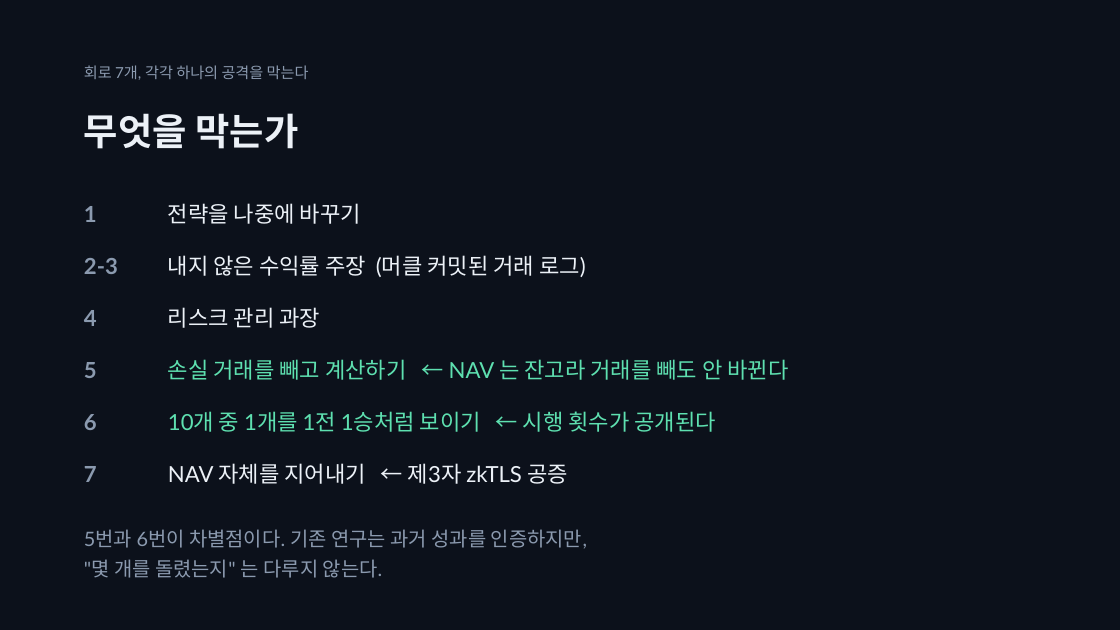
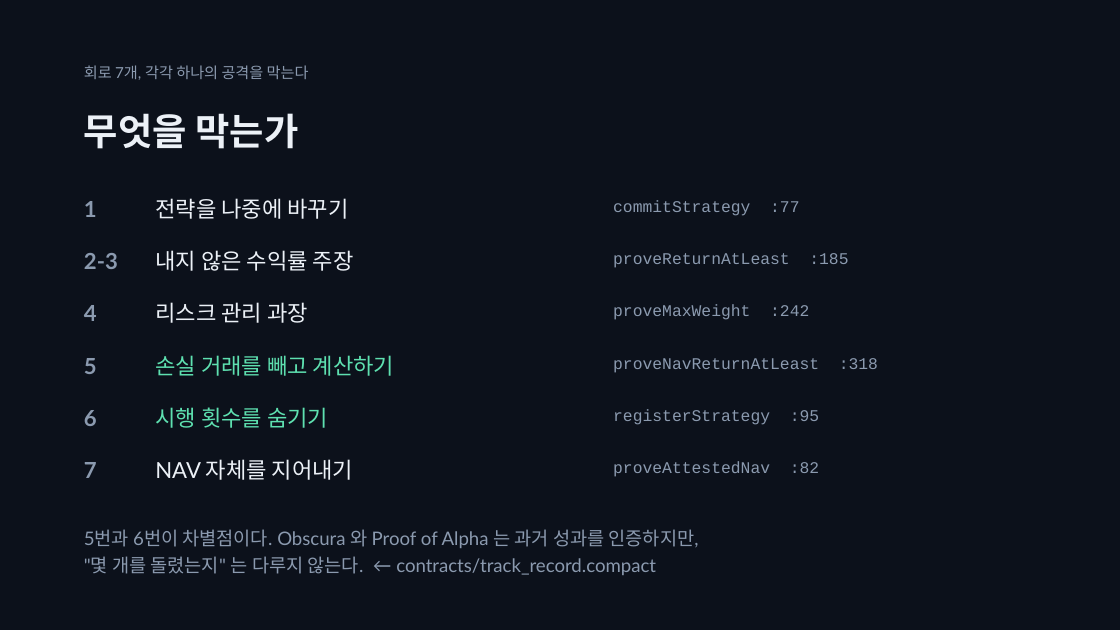
Before and after one commit to SeoDongOk/proof-of-track-record, a slide deck: slide 6 of deck/proof-of-track-record.pptx (slide 5 before the commit). Drawn at 1120x630 pixels with LibreOffice and Linux fonts; fonts in the diff are those of the drawing. Boxes give left, top, right and bottom in pixels: in the first picture for what was removed or moved away, otherwise in the second. Text is boxed around its words. In the diff, an @@ line names an element or a change of style, - is before the commit and + after.

```diff
--- a/deck/proof-of-track-record.pptx
+++ b/deck/proof-of-track-record.pptx
@@ text "1": place and size @@
-text "1" at bbox=[84, 206, 97, 222]
+text "1" at bbox=[84, 201, 97, 217]
@@ text "전략을 나중에 바꾸기": place and size @@
-text "전략을 나중에 바꾸기" at bbox=[168, 203, 361, 224]
+text "전략을 나중에 바꾸기" at bbox=[155, 198, 348, 219]
@@ text added at bbox=[613, 200, 799, 216], 14 pt, text #8B9AAF @@
+commitStrategy :77
@@ text "2-3": place and size @@
-text "2-3" at bbox=[84, 258, 118, 274]
+text "2-3" at bbox=[84, 253, 118, 269]
@@ text at bbox=[155, 250, 354, 271]: text changed @@
-내지 않은 수익률 주장 (머클 커밋된 거래 로그)
+내지 않은 수익률 주장
@@ text added at bbox=[613, 253, 848, 268], 14 pt, text #8B9AAF @@
+proveReturnAtLeast :185
@@ text "4": place and size @@
-text "4" at bbox=[84, 310, 97, 326]
+text "4" at bbox=[84, 305, 97, 321]
@@ text "리스크 관리 과장": place and size @@
-text "리스크 관리 과장" at bbox=[168, 307, 321, 328]
+text "리스크 관리 과장" at bbox=[155, 302, 308, 323]
@@ text added at bbox=[613, 304, 809, 320], 14 pt, text #8B9AAF @@
+proveMaxWeight :242
@@ text "5": place and size @@
-text "5" at bbox=[84, 362, 97, 378]
+text "5" at bbox=[84, 358, 97, 374]
@@ text at bbox=[155, 355, 394, 376]: text changed @@
-손실 거래를 빼고 계산하기 ← NAV 는 잔고라 거래를 빼도 안 바뀐다
+손실 거래를 빼고 계산하기
@@ text added at bbox=[613, 358, 878, 373], 14 pt, text #8B9AAF @@
+proveNavReturnAtLeast :318
@@ text "6": place and size @@
-text "6" at bbox=[84, 414, 97, 430]
+text "6" at bbox=[84, 410, 97, 426]
@@ text added at bbox=[155, 407, 328, 428], 19 pt, text #5EE0B0 @@
+시행 횟수를 숨기기
@@ text removed at bbox=[168, 411, 715, 432] @@
-10개 중 1개를 1전 1승처럼 보이기 ← 시행 횟수가 공개된다
@@ text added at bbox=[613, 409, 819, 425], 14 pt, text #8B9AAF @@
+registerStrategy :95
@@ text "7": place and size @@
-text "7" at bbox=[84, 466, 97, 482]
+text "7" at bbox=[84, 462, 97, 478]
@@ text at bbox=[155, 459, 353, 480]: text changed @@
-NAV 자체를 지어내기 ← 제3자 zkTLS 공증
+NAV 자체를 지어내기
@@ text added at bbox=[613, 461, 819, 477], 14 pt, text #8B9AAF @@
+proveAttestedNav :82
@@ text at bbox=[84, 529, 699, 575]: text changed; size 17 to 16 pt @@
-5번과 6번이 차별점이다. 기존 연구는 과거 성과를 인증하지만,
-"몇 개를 돌렸는지" 는 다루지 않는다.
+5번과 6번이 차별점이다. Obscura 와 Proof of Alpha 는 과거 성과를 인증하지만,
+"몇 개를 돌렸는지" 는 다루지 않는다. ← contracts/track_record.compact
```
Also in this commit, not shown: 3 other slides changed, 3 slides added, 16 other files.
